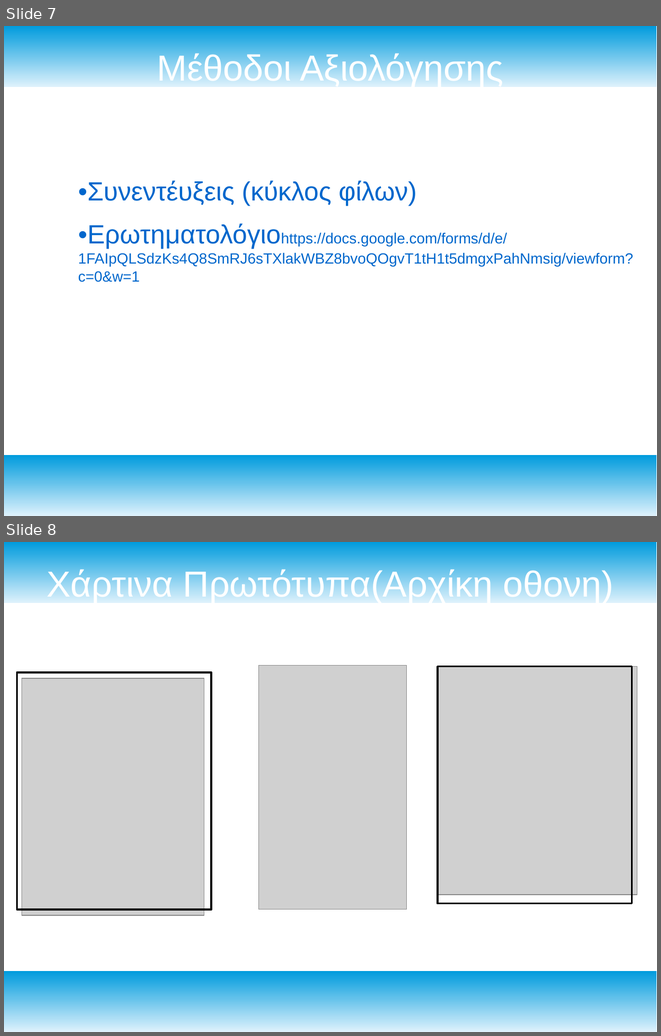
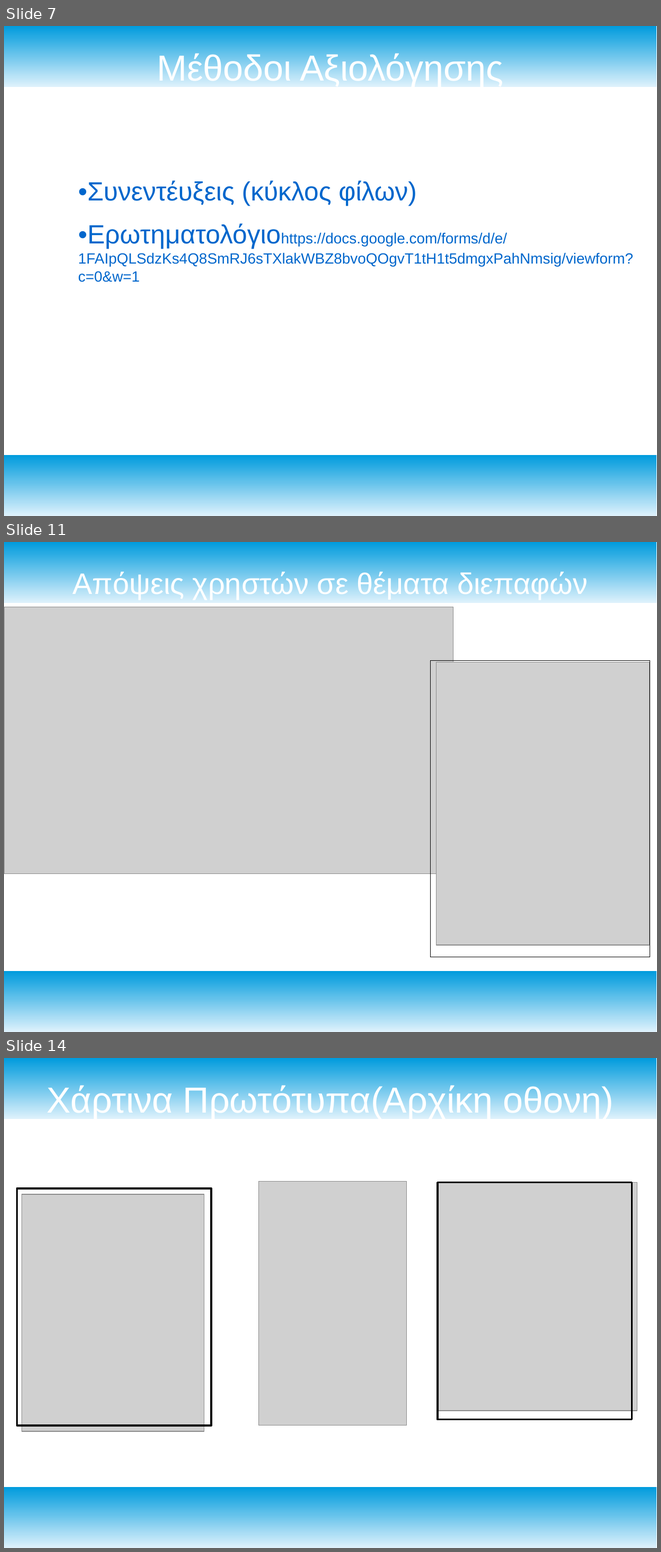
Before and after one commit to billk97/Human-Computer-Interaction, a slide deck: Εργασία Επικοινωνίας Ανθρώπου-Υπολογιστή/Παρουσιαση.odp. Shown one above the other, each under a label of ours: slides 7 and 8 before the commit, slides 7, 11 and 14 after it; the slides between them are not shown. The pictures are 661x1036 and 661x1552 pixels, drawn with LibreOffice and Linux fonts; fonts in the diff are those of the drawing; grey boxes stand for pictures. Boxes give left, top, right and bottom in pixels: in the first picture for what was removed or moved away, otherwise in the second. Text is boxed around its words. In the diff, an @@ line names an element or a change of style, - is before the commit and + after.

```diff
--- a/Εργασία Επικοινωνίας Ανθρώπου-Υπολογιστή/Παρουσιαση.odp
+++ b/Εργασία Επικοινωνίας Ανθρώπου-Υπολογιστή/Παρουσιαση.odp
@@ slide 11 added at [4, 542, 657, 1032], background #FFFFFF; not listed: 2 template elements that a slide beside it also shows @@
@@ title added at [73, 571, 588, 599], 36 pt, text #FFFFFF @@
+Απόψεις χρηστών σε θέματα διεπαφών
@@ picture added at [4, 607, 454, 874] @@
@@ rectangle added at [431, 661, 650, 957], outline #000000 0 pt @@
@@ picture added at [436, 662, 649, 945] @@
@@ what was slide 8 is now slide 14 @@
```
Also in this commit, not shown: 1 slide changed, 5 other slides added.
